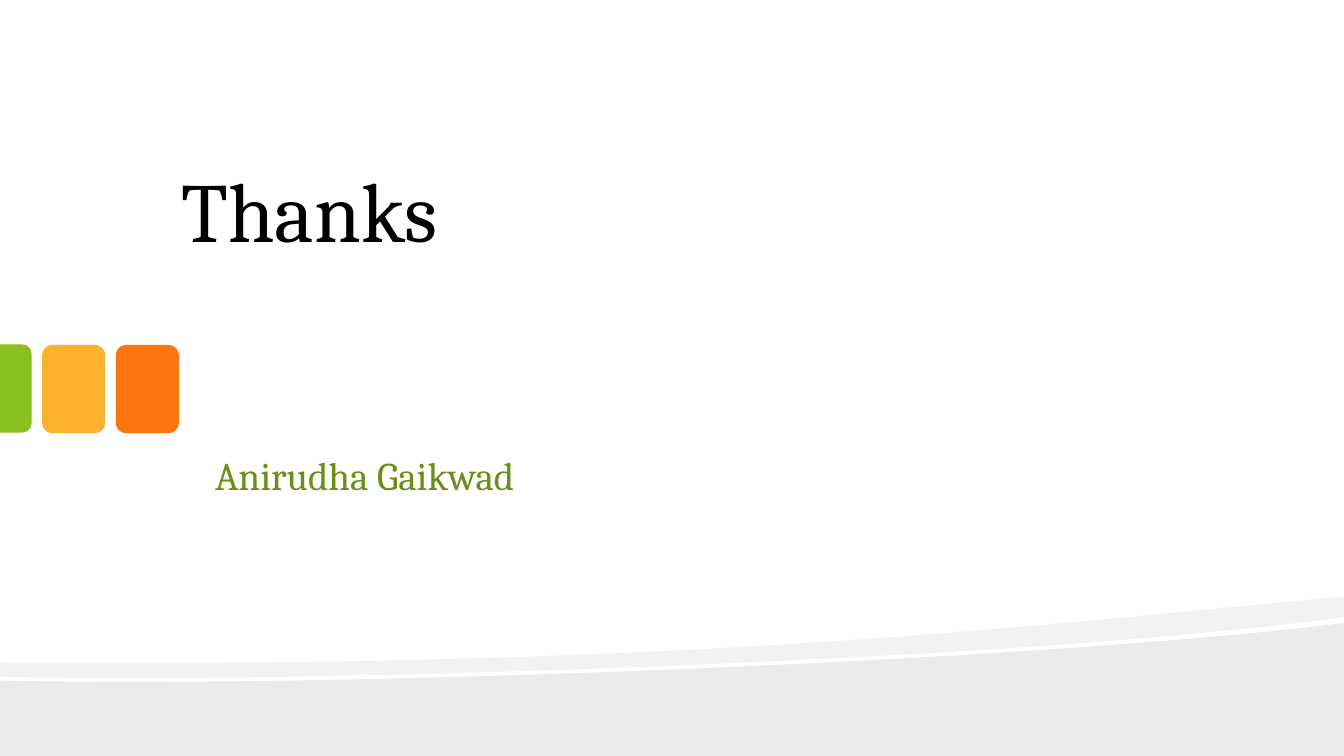
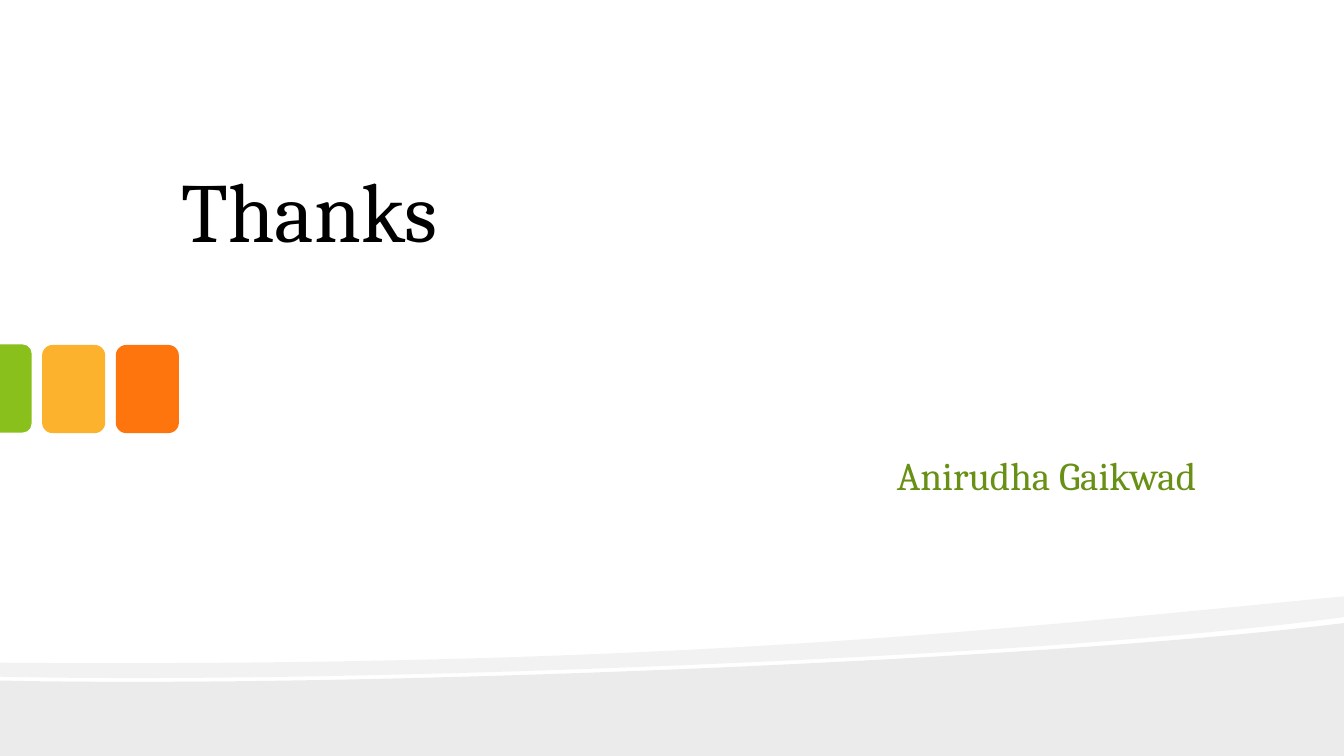
Before and after one commit to anirudhagaikwad/Java_Programming, a slide deck: slide 50 of Java_PPT/#1_Introduction_of_Java.pptx (slide 39 before the commit). Drawn at 1344x756 pixels with LibreOffice and Linux fonts; fonts in the diff are those of the drawing. Boxes give left, top, right and bottom in pixels: in the first picture for what was removed or moved away, otherwise in the second. Text is boxed around its words. In the diff, an @@ line names an element or a change of style, - is before the commit and + after.

```diff
--- a/Java_PPT/#1_Introduction_of_Java.pptx
+++ b/Java_PPT/#1_Introduction_of_Java.pptx
@@ text "Anirudha Gaikwad" at <box>897,462,1196,491</box>: alignment left to right @@
```
Also in this commit, not shown: 4 other slides changed, 11 slides added, 26 other files.
